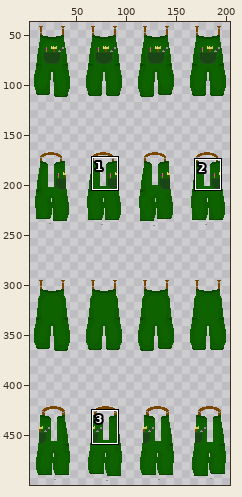
Sprite sheet: assets/playerCustom/clothingOver/overallsGreen.png. Above, an overview of the earlier version with the close-up marked.
Close-up. First the earlier version:
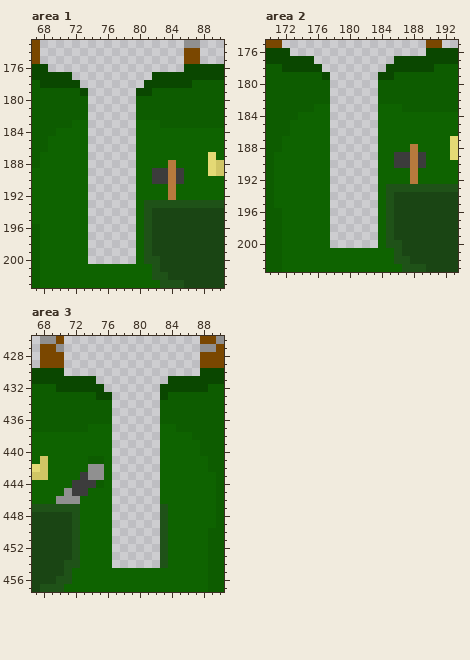
The file is 208x508 pixels. Colours within 5 levels of each other are drawn and written as one. Shown: area 1: x 67..90, y 173..203; area 2: x 170..193, y 175..203; area 3: x 67..90, y 426..457. The wide view leaves out empty margins. The commit also changed other parts of the picture, which this record leaves out.
Now the later version:
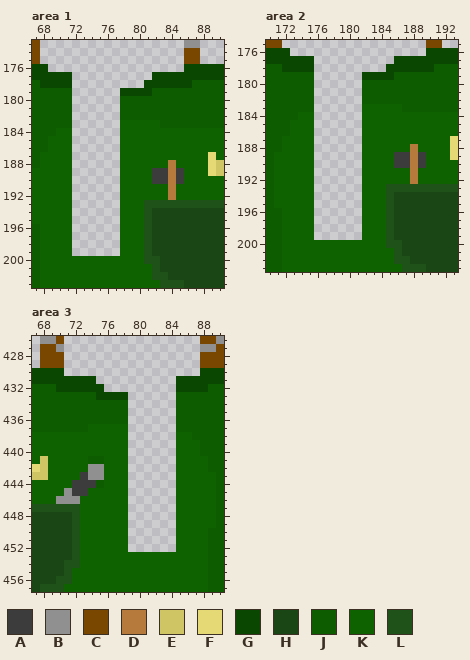
Palette (. is transparent): A #3c3c3c  B #909090  C #7a4700  D #b77a3d  E #d0c565  F #e4d975  G #0a4700  H #1a4514  J #0d5c00  K #0e6300  L #1f5218
Change:
Changed rows in their new state; - is an unchanged pixel.
Area 1:
first column x 72:
178 .-------
179 ..----GG
180 ..----JJ
181 ..----JJ
182 ..----JJ
183 ..----KK
184 ..----KK
185 ..----KK
186 ..----KK
187 ..----KK
188 ..----KK
189 ..----KK
190 ..----KK
191 ..----KK
192 ..----KK
193 ..----KK
194 ..----KK
195 ..----KK
196 ..----KK
197 ..----KK
198 ..----KK
199 ..----KK
200 --KKKKKK
Area 2:
first column x 176:
178 .-------
179 ..----GG
180 ..----JJ
181 ..----JJ
182 ..----JJ
183 ..----KK
184 ..----KK
185 ..----KK
186 ..----KK
187 ..----KK
188 ..----KK
189 ..----KK
190 ..----KK
191 ..----KK
192 ..----KK
193 ..----KK
194 ..----KK
195 ..----KK
196 ..----KK
197 ..----KK
198 ..----KK
199 ..----KK
200 --KKKKKK
Area 3:
first column x 77:
431 -------.
432 ------..
433 GG----..
434 JJ----..
435 JJ----..
436 JJ----..
437 KK----..
438 KK----..
439 KK----..
440 KK----..
441 KK----..
442 KK----..
443 KK----..
444 KK----..
445 KK----..
446 KK----..
447 KK----..
448 KK----..
449 KK----..
450 KK----..
451 KK----..
452 KK----..
453 KKKKKKK-
454 KKKKKKK-
